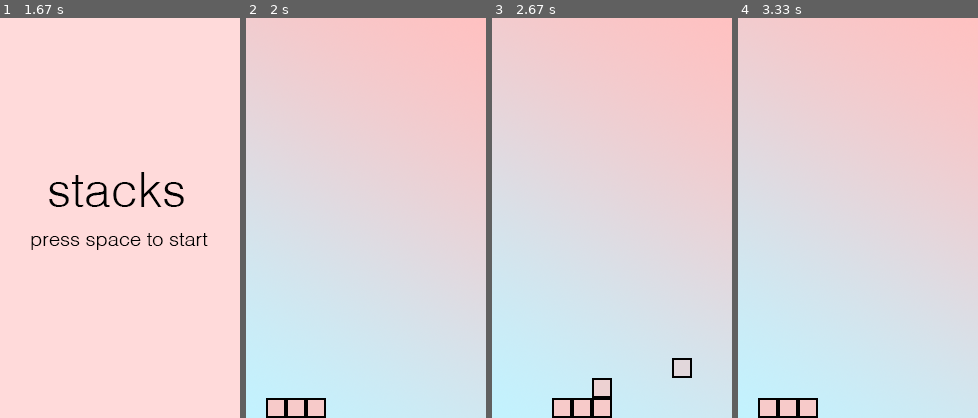
Above: before the commit, frames 1-4 (left to right).
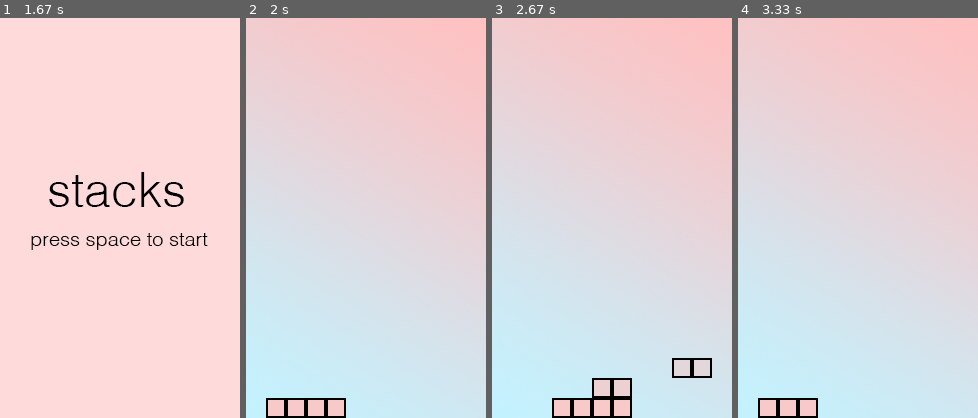
Above: after the commit, the same moments.

Repository: lshirase/pygame
Game: pygame game, started from main.py
The game is run twice, just before and just after one commit, with the same random seed, the same clock (stepped at 60 frames per second) and the same inputs.
Inputs:
- Up to frame 1 (1.67 s): tap Space at 0.33, 0.67, 1.07, 1.37 s; hold Enter 1-1.47 s; tap Enter at 1.5 s
- Up to frame 2 (2 s): tap Space at 1.9 s
- Up to frame 3 (2.67 s): tap Space at 2.2, 2.4 s
- Up to frame 4 (3.33 s): tap Space at 2.73, 3.03, 3.23 s

Frame 1 is identical in both runs. In frame 2, 0.4% of the frame differs, in the area x 33-42%, y 95-100%; in frame 3, 1.0%, in the area x 50-92%, y 85-100%; in frame 4, nothing differs.

Commit message:
cleaning up

Diff:
--- a/main.py
+++ b/main.py
@@ -30,10 +30,10 @@
 current_speed = 50 # Current tile speed in milliseconds
 board = []
 direction = 1
-current_x = 0
-current_y = BOARD_HEIGHT - 1
-old_y = current_y
-current_width = 3
+x_position = 0
+y_position = BOARD_HEIGHT - 1
+old_y = y_position
+block_width = 3
 current_level = 0
 col = (247, 202, 201)
 prevcol = 0
@@ -49,7 +49,7 @@
 LOSE = 2
 WIN = 3
 
-game = INTRO
+game_status= INTRO
 
 images = ( pygame.image.load(os.path.join('backgrounds', 'first.png')), pygame.image.load(os.path.join('backgrounds', 'main.png')), pygame.image.load(os.path.join('backgrounds', 'lose.png')), pygame.image.load(os.path.join('backgrounds', 'youwon.png')))
 
@@ -57,7 +57,7 @@
 play = True
 
 def main():
-	global game, current_x, current_y, current_speed, play, current_width, current_level, current_color, current_colorcount, goodsound
+	global game_status, x_position, y_position, current_speed, play, block_width, current_level, current_color, current_colorcount, goodsound
 	pygame.init()
 	pygame.mixer.init(frequency=22050, size=-16, channels=2, buffer=4096)
 	screen = pygame.display.set_mode( SCREEN_SIZE )
@@ -74,113 +74,115 @@
 		update_screen(screen)
 
 		for event in pygame.event.get():
-			if event.type == pygame.QUIT:
-				play = False
-			elif event.type == KEYDOWN:
+			if event.type == KEYDOWN:
 				if event.key == K_SPACE:
 					key_hit()
-				if event.key == K_F1: # Yes, this is a cheat.
-					current_x -= 1
-					if (current_x < 0): current_x = 0
-					current_width += 1
-					if (current_width >= BOARD_WIDTH): current_width = BOARD_WIDTH - 1
+				##bug checking, makes it easier to check win state
+				if event.key == K_RETURN:
+					x_position -= 1
+					if (x_position < 0):
+						x_position = 0
+					block_width += 1
+					if (block_width >= BOARD_WIDTH):
+						block_width = BOARD_WIDTH - 1
 
 def reset_game():
-	global game, current_x, current_y, current_speed, play, current_width, current_level
+	global game_status, x_position, y_position, current_speed, play, block_width, current_level
 
 	clear_board()
 
 	play = True
 
-	game = INTRO
-
-	current_x = 0
-	current_y = BOARD_HEIGHT - 1
+	game_status= INTRO
+
+	x_position = 0
+	y_position = BOARD_HEIGHT - 1
 	current_level = 0
 	current_speed = TILE_SPEED[current_level]
-	current_width = 3
+	block_width = 3
 
 
 def key_hit():
-	global play, game, current_x, current_y, current_width, current_speed, current_level
+	global play, game_status, x_position, y_position, block_width, current_speed, current_level
 	goodsound = pygame.mixer.Sound(os.path.join('sounds', 'good.ogg'))
 	badsound = pygame.mixer.Sound(os.path.join('sounds', 'bad.ogg'))
 	losesound = pygame.mixer.Sound(os.path.join('sounds', 'lose.ogg'))
-	tempwidth = current_width
-	if game == PLAYING:
-		if current_y < BOARD_HEIGHT - 1:
-			for x in range(current_x, current_x + current_width):
-				if board[x][current_y + 1] == 0: # If they're standing on a block that did not work
-					current_width -= 1 # Then next time, give them one less block
-					board[x][current_y] = 0 # Also, get rid of this block that isn't standing on solid ground.
+	tempwidth = block_width
+	if game_status== PLAYING:
+		if y_position < BOARD_HEIGHT - 1:
+			for x in range(x_position, x_position + block_width):
+				if board[x][y_position + 1] == 0: # If they're standing on a block that did not work
+					block_width -= 1 # Then next time, give them one less block
+					board[x][y_position] = 0 # Also, get rid of this block that isn't standing on solid ground.
 		##plays a good sound if player doesn't lose a block
-		if current_width == tempwidth:
+		if block_width == tempwidth:
 			goodsound.play()
+		##plays a bad sound if player loses a block
 		else:
 			badsound.play()
-		current_y -= 1
+		y_position -= 1
 		current_level += 1
-		game_status()
-		if game == LOSE:
+		win_lose()
+		if game_status== LOSE:
 			losesound.play()
-	elif game == INTRO:
-		game = PLAYING
-	elif game == LOSE:
+	elif game_status== INTRO:
+		game_status= PLAYING
+	elif game_status== LOSE:
 		reset_game()
-		game = INTRO
+		game_status= INTRO
 	else:
 		play = False
 
-def game_status():
-	global game, current_width, current_level, current_speed, play, TILE_COLOR
-
-	if current_width == 0:
-		game = LOSE
+def win_lose():
+	global game_status, block_width, current_level, current_speed, play, TILE_COLOR
+
+	if block_width == 0:
+		game_status= LOSE
 	elif current_level == WIN_LEVEL:
-	 	game = WIN
+	 	game_status= WIN
 	else:
 		current_speed = TILE_SPEED[current_level]
 
 
 last_time = 0
 def update_movement():
-	global game, last_time, current_x, current_y, current_width, current_speed, direction
-
-	if game == PLAYING:
+	global game_status, last_time, x_position, y_position, block_width, current_speed, direction
+
+	if game_status== PLAYING:
 		current_time = pygame.time.get_ticks()
 		if (last_time + current_speed <= current_time):
-			new_x = current_x + direction
-			if (new_x < 0) or (new_x + current_width > BOARD_WIDTH):
+			new_x = x_position + direction
+			if (new_x < 0) or (new_x + block_width > BOARD_WIDTH):
 				direction = -direction
 
-			current_x += direction
+			x_position += direction
 
 			last_time = current_time
 
 def update_screen(screen):
 	global game
 
-	screen.blit(images[game], (0,0,SCREEN_WIDTH,SCREEN_HEIGHT), (0,0,SCREEN_WIDTH,SCREEN_HEIGHT))
-
-	if game == PLAYING:
-		if current_y < SCREEN_HEIGHT - 3:
-			screen.blit(images[game], (0,0,SCREEN_WIDTH,SCREEN_HEIGHT - 10), (0,0,SCREEN_WIDTH,SCREEN_HEIGHT - 10))
+	screen.blit(images[game_status], (0,0,SCREEN_WIDTH,SCREEN_HEIGHT), (0,0,SCREEN_WIDTH,SCREEN_HEIGHT))
+
+	if game_status== PLAYING:
+		if y_position < SCREEN_HEIGHT - 3:
+			screen.blit(images[game_status], (0,0,SCREEN_WIDTH,SCREEN_HEIGHT - 10), (0,0,SCREEN_WIDTH,SCREEN_HEIGHT - 10))
 		draw_board(screen)
 
 		# pygame.draw.rect(screen, col, (4 * TILE_WIDTH, BOARD_HEIGHT -3 * TILE_HEIGHT, TILE_WIDTH, TILE_HEIGHT))
 		# pygame.draw.rect(screen, (0, 0, 0), (4 * TILE_WIDTH, BOARD_HEIGHT -3 * TILE_HEIGHT, TILE_WIDTH, TILE_HEIGHT), 2)
 
-	elif game == INTRO:
+	elif game_status== INTRO:
 		pass
-	elif game == LOSE:
+	elif game_status== LOSE:
 		pass
-	elif game == WIN:
+	elif game_status== WIN:
 		pass
 
 	pygame.display.flip()
 
 def update_board_info():
-	clear_row(current_y)
+	clear_row(y_position)
 	fill_current_row()
 
 def draw_board(screen):
@@ -296,9 +298,9 @@
 		board[x][y] = 0
 
 def fill_current_row():
-	global current_x, current_y, current_width
-	for x in range(current_x, current_x + current_width):
-		board[x][current_y] = 1
+	global x_position, y_position, block_width
+	for x in range(x_position, x_position + block_width):
+		board[x][y_position] = 1
 
 
 main()
